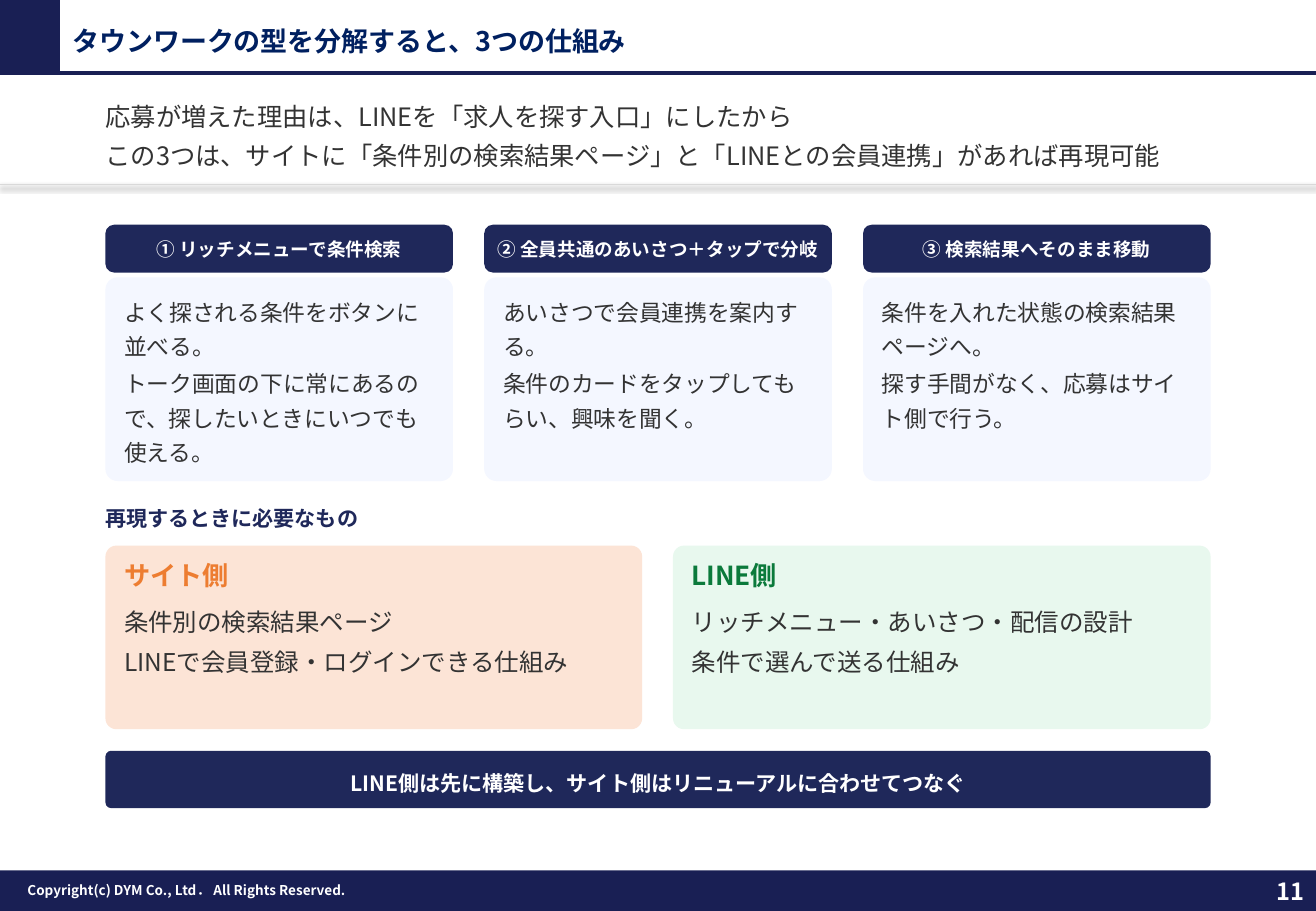
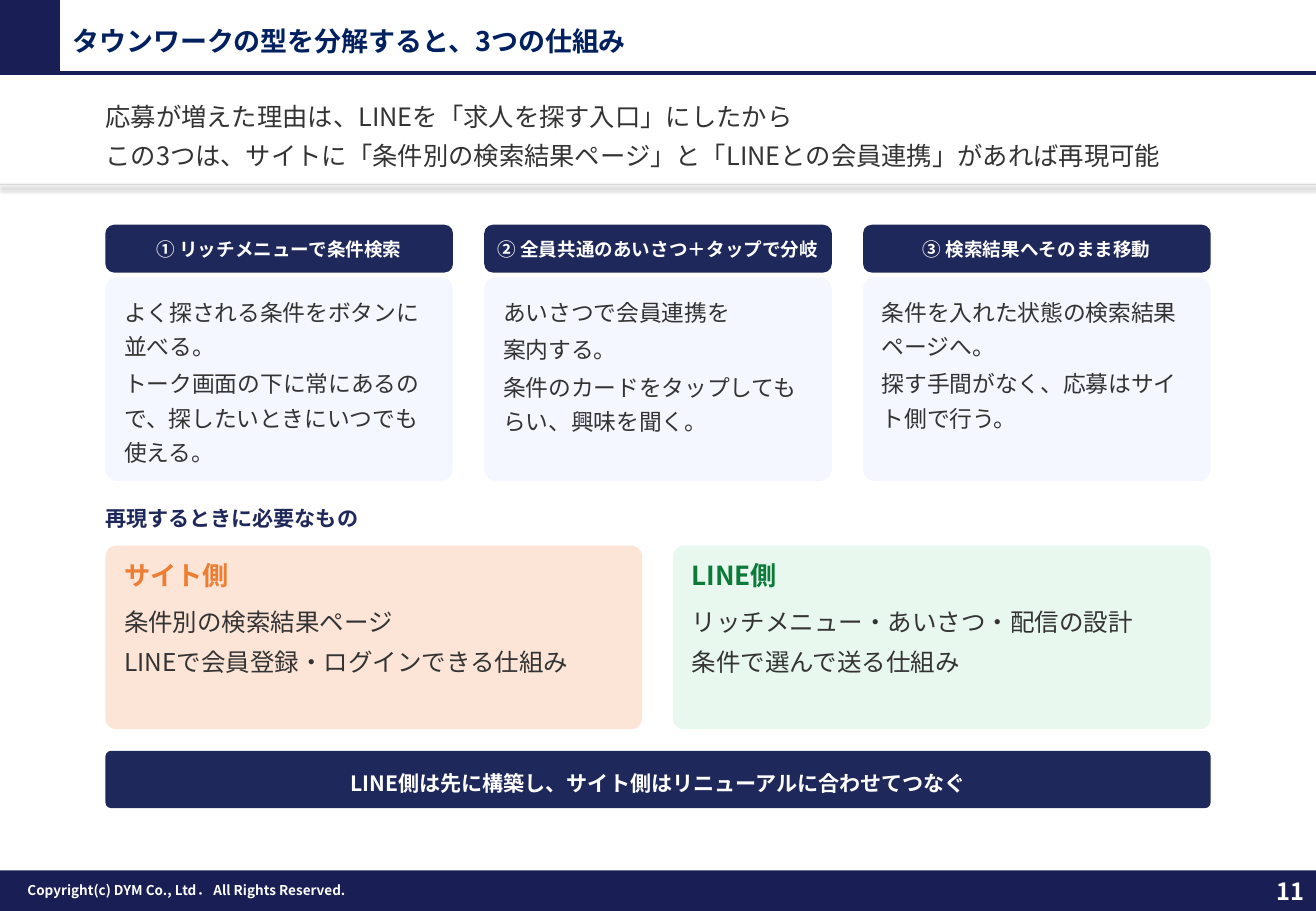
Before and after one commit to tonomura-r-dev/folder, a slide deck: slide 11 of 20260929_チェングロウス_LINE公式アカウント運用のご提案ver4.1.pptx. Drawn at 1316x911 pixels with LibreOffice and Linux fonts; fonts in the diff are those of the drawing; background and template pictures are left out. Boxes give left, top, right and bottom in pixels: in the first picture for what was removed or moved away, otherwise in the second. Text is boxed around its words. In the diff, an @@ line names an element or a change of style, - is before the commit and + after.

```diff
--- a/20260929_チェングロウス_LINE公式アカウント運用のご提案ver4.1.pptx
+++ b/20260929_チェングロウス_LINE公式アカウント運用のご提案ver4.1.pptx
@@ text in rounded rectangle at (x1=503, y1=302, x2=730, y2=360): text changed @@
-あいさつで会員連携を案内する。
+あいさつで会員連携を
+案内する。
```
Also in this commit, not shown: 11 other slides changed, 1 other file.
